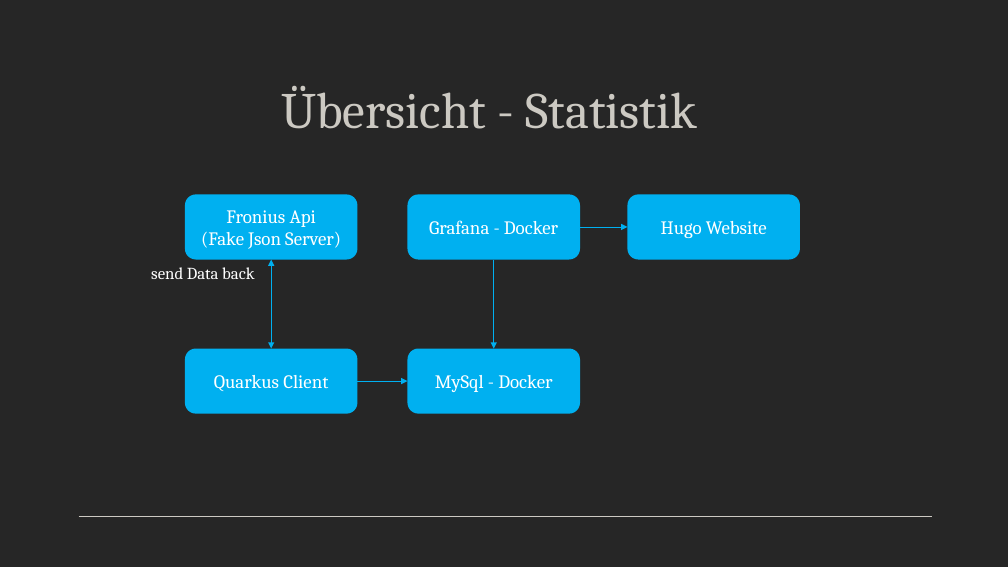
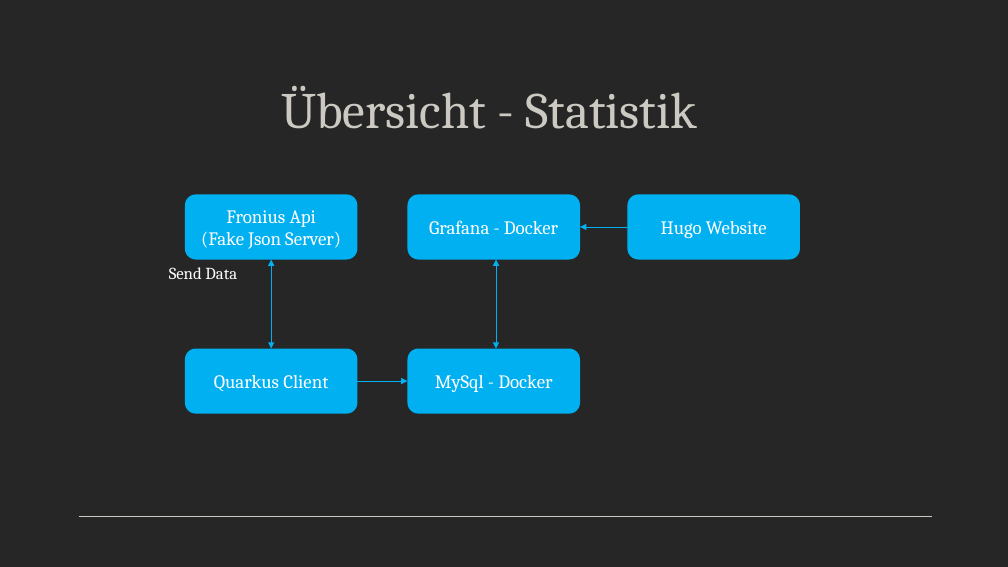
Before and after one commit to Team-Pv-Visualizer/PV-Visualizer, a slide deck: slide 5 of Documents/PVV-Visualizer.pptx (slide 4 before the commit). Drawn at 1008x567 pixels with LibreOffice and Linux fonts; fonts in the diff are those of the drawing. Boxes give left, top, right and bottom in pixels: in the first picture for what was removed or moved away, otherwise in the second. Text is boxed around its words. In the diff, an @@ line names an element or a change of style, - is before the commit and + after.

```diff
--- a/Documents/PVV-Visualizer.pptx
+++ b/Documents/PVV-Visualizer.pptx
@@ arrow moved from (580, 227) - (628, 227) to (628, 227) - (580, 227) @@
@@ text at [169, 267, 237, 279]: text changed @@
-send Data back
+Send Data
@@ arrow moved from (494, 259) - (494, 349) to (496, 349) - (496, 259) @@
@@ arrow (496, 349) - (496, 259): arrow to double arrow @@
```
Also in this commit, not shown: 7 other slides changed, 2 slides added, 21 other files.
